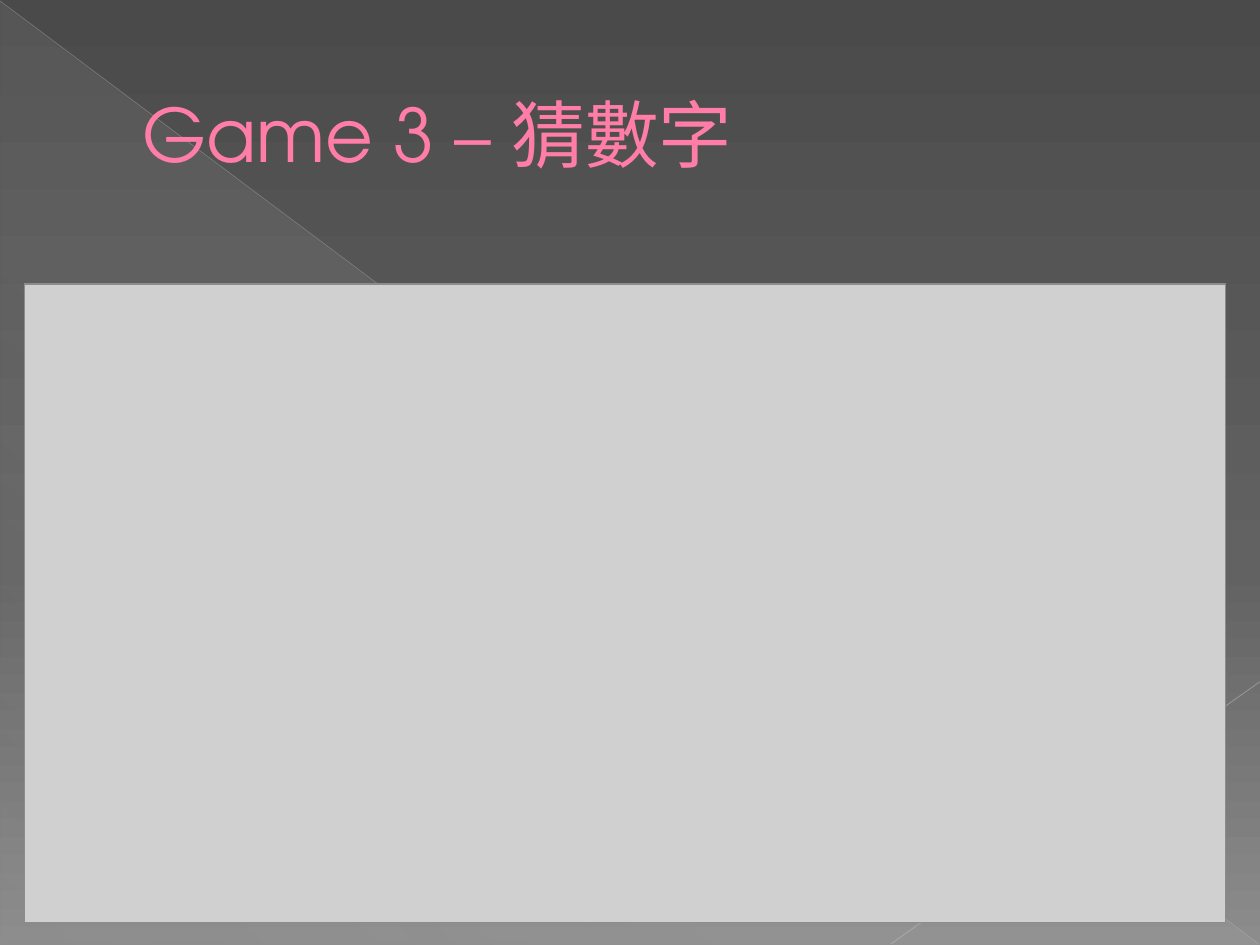
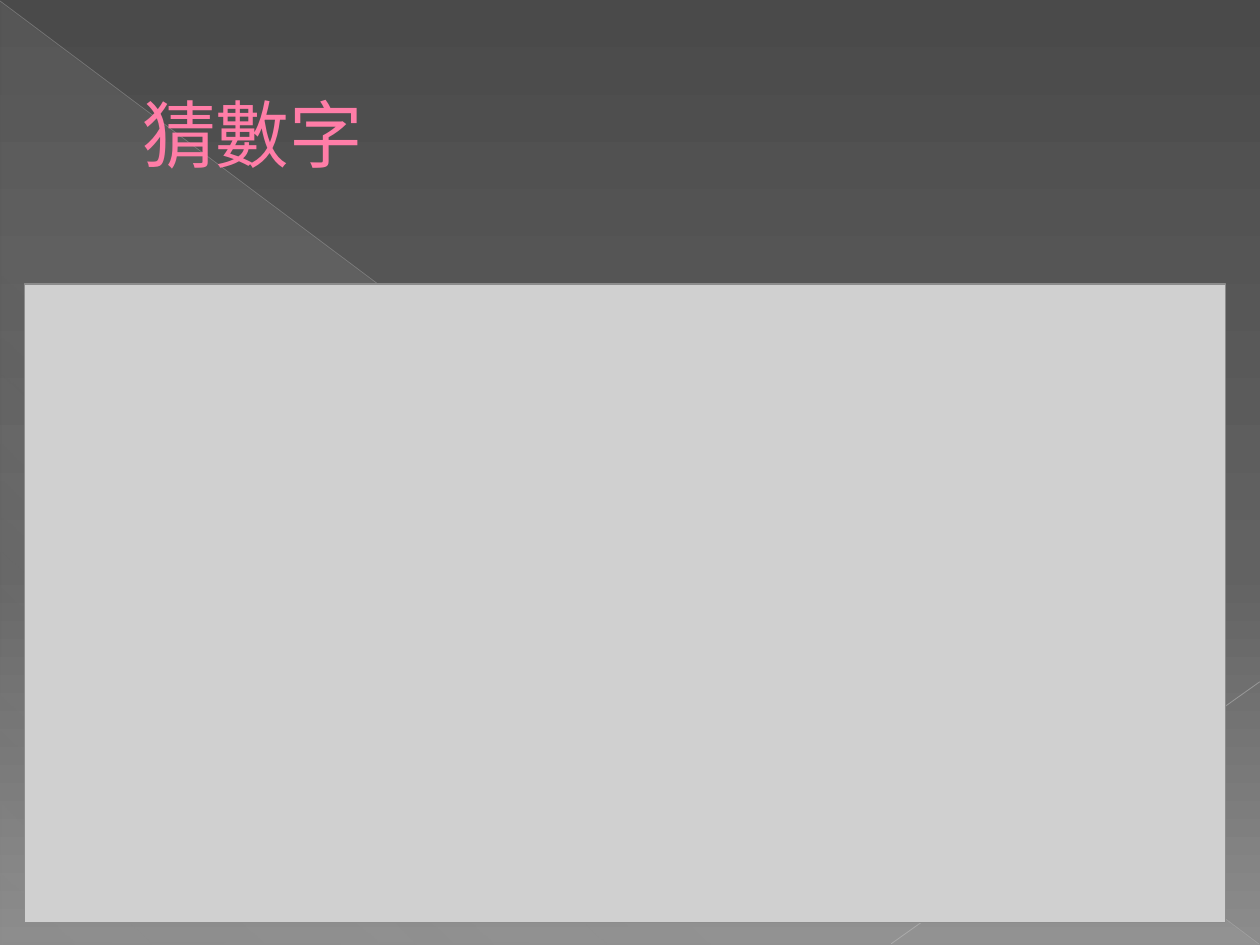
Before and after one commit to hihison/Group5_Project, a slide deck: slide 10 of 001.pptx (slide 8 before the commit). Drawn at 1260x945 pixels with LibreOffice and Linux fonts; fonts in the diff are those of the drawing; grey boxes stand for pictures. Boxes give left, top, right and bottom in pixels: in the first picture for what was removed or moved away, otherwise in the second. Text is boxed around its words. In the diff, an @@ line names an element or a change of style, - is before the commit and + after.

```diff
--- a/001.pptx
+++ b/001.pptx
@@ title at bbox=[142, 100, 363, 169]: text changed @@
-Game 3 – 猜數字
+猜數字
```
Also in this commit, not shown: 3 other slides changed, 6 slides added, 5 slides removed.
